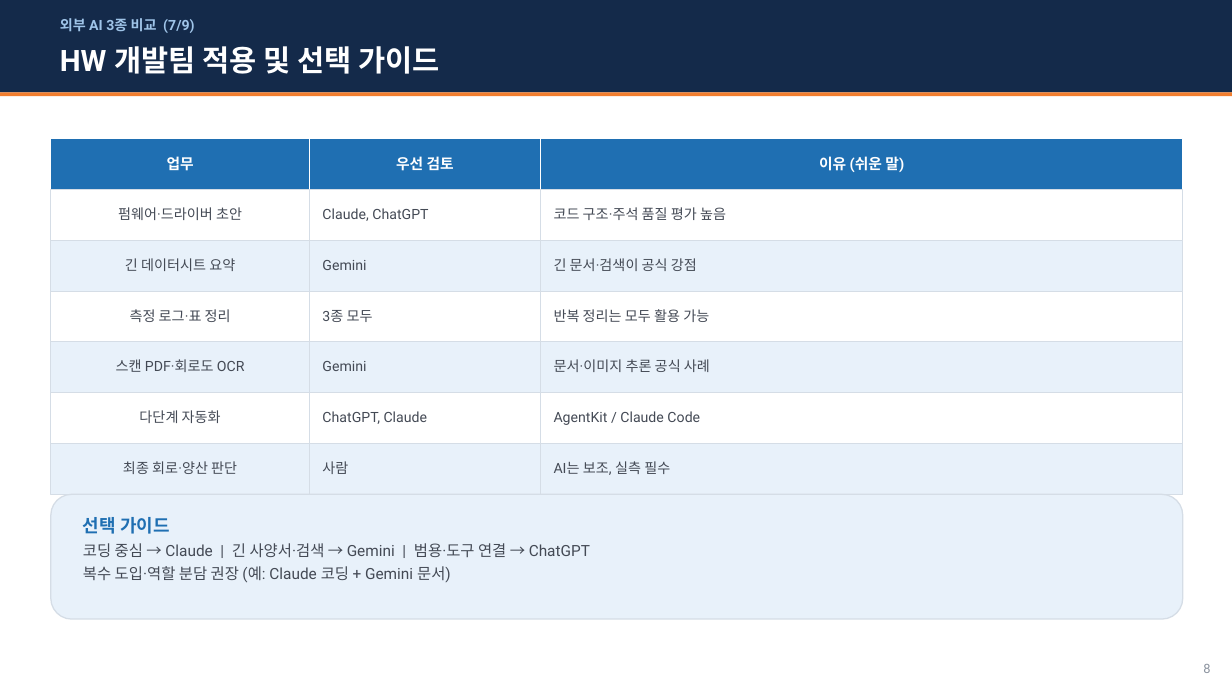
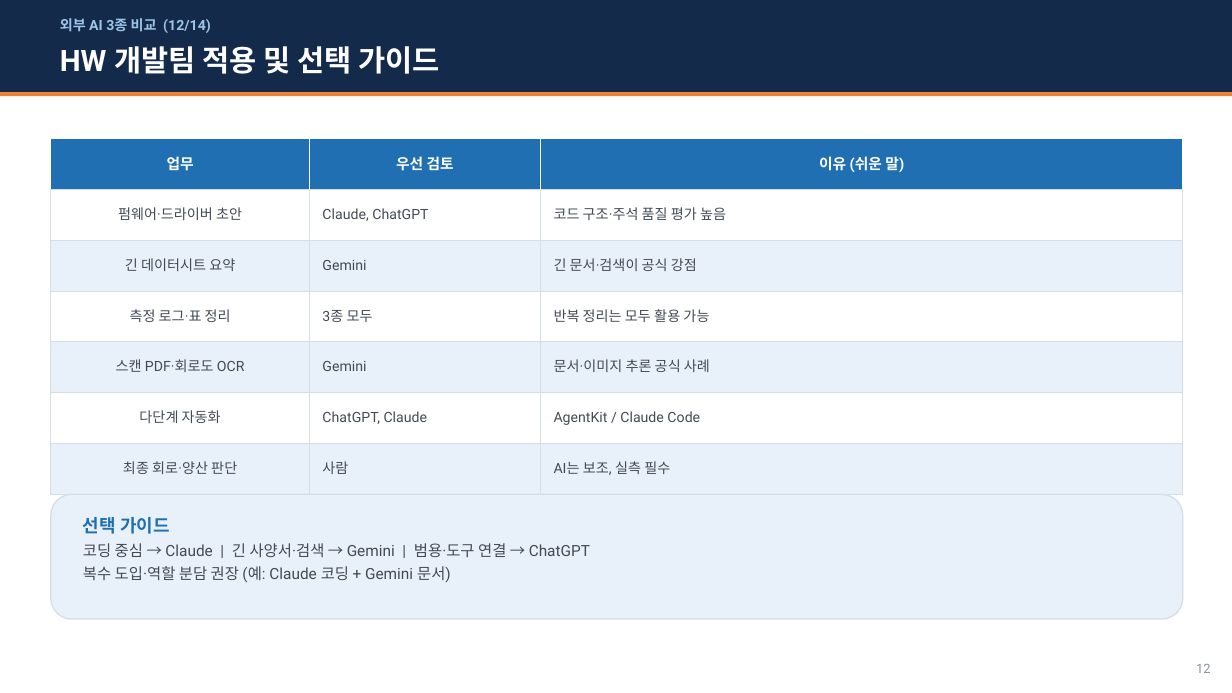
Before and after one commit to whaleonbush/poc, a slide deck: slide 12 of 외부AI_3종_비교조사.pptx (slide 8 before the commit). Drawn at 1232x693 pixels with LibreOffice and Linux fonts; fonts in the diff are those of the drawing. Boxes give left, top, right and bottom in pixels: in the first picture for what was removed or moved away, otherwise in the second. Text is boxed around its words. In the diff, an @@ line names an element or a change of style, - is before the commit and + after.

```diff
--- a/외부AI_3종_비교조사.pptx
+++ b/외부AI_3종_비교조사.pptx
@@ text at box(60, 18, 211, 33): text changed @@
-외부 AI 3종 비교 (7/9)
+외부 AI 3종 비교 (12/14)
@@ text at box(1196, 664, 1210, 673): text changed @@
-8
+12
```
Also in this commit, not shown: 8 other slides changed, 4 slides added, 3 other files.
